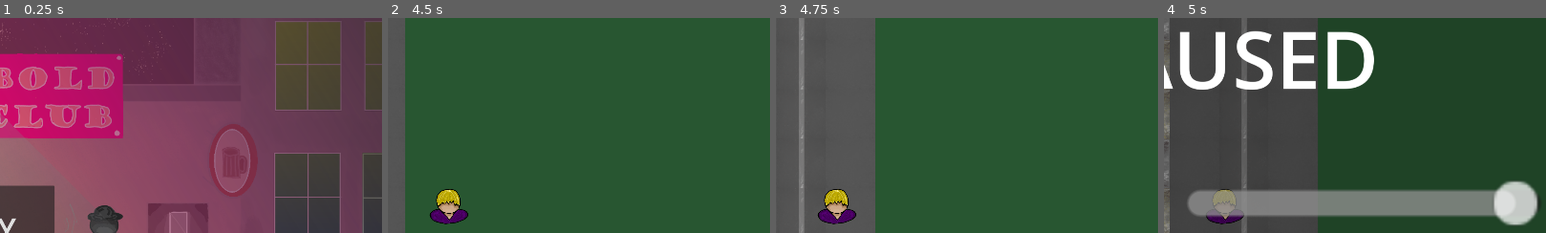
Above: before the commit, frames 1-4 (left to right).
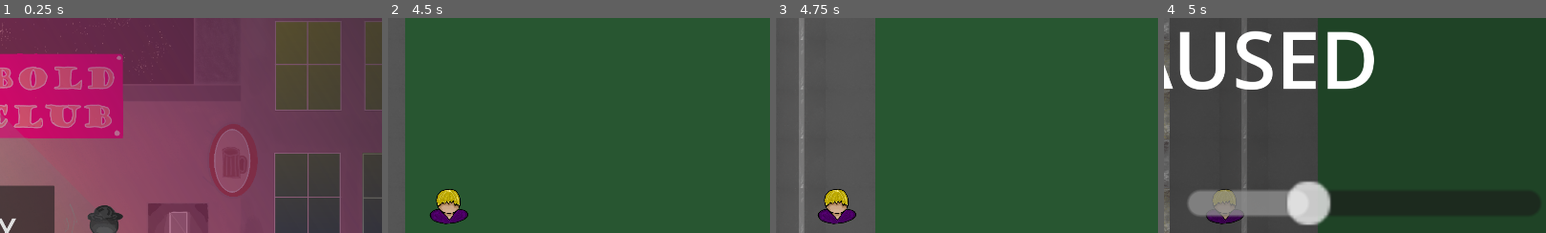
Above: after the commit, the same moments.

Repository: mntjams/game-jam-25-2
Game: Godot game, scene res://scenes/main_menu.tscn
Two runs of this game, one before a commit and one after it. Both use one fixed random seed, a clock stepped at 60 frames per second and the inputs below. The engine's default icon, where the game draws it, is replaced by a stand-in: a white triangle on a blue panel in a dark square. Sound files missing from this copy of the repository are replaced by a short silence.
Inputs:
- Up to frame 1 (0.25 s): no input
- Up to frame 2 (4.5 s): click "PLAY" at 0.5 s; hold D (right) 1.28-2.03 s; hold E (interact) 1.28-2.03 s; hold S (down) 2.03-2.78 s; tap one key every 0.75 s from 2.1 s: Space (slots) Q E (interact) Space (slots); hold D (right) 2.78-3.53 s; hold W (up) 3.53-4.28 s; hold A (left) from 4.28 s (still down)
- Up to frame 3 (4.75 s): keep holding A (left)
- Up to frame 4 (5 s): keep holding A (left); tap Tab (settings) at 4.9 s
The pictures show only the part of the screen within x 42-92%, y 7-57%; the shares and areas given below are measured in that part.

Frames 1-3 are identical in both runs. In frame 4, 9.4% of the frame differs, in the area x 32-98%, y 75-97%.

Commit message:
fixing audio settings

Diff:
--- a/scripts/audio_settings.gd
+++ b/scripts/audio_settings.gd
@@ -3,7 +3,7 @@
 var normalization = 32
 # Called when the node enters the scene tree for the first time.
 func _ready() -> void:
-	$HUD/SFXSlider.value = AudioServer.get_bus_volume_linear(0)*100
+	$HUD/SFXSlider.value = AudioServer.get_bus_volume_linear(0)*normalization
 
 
 # Called every frame. 'delta' is the elapsed time since the previous frame.
@@ -17,4 +17,4 @@
 
 
 func _on_sfx_slider_value_changed(value: float) -> void:
-	AudioServer.set_bus_volume_linear(0, value/100)
+	AudioServer.set_bus_volume_linear(0, value/normalization)
